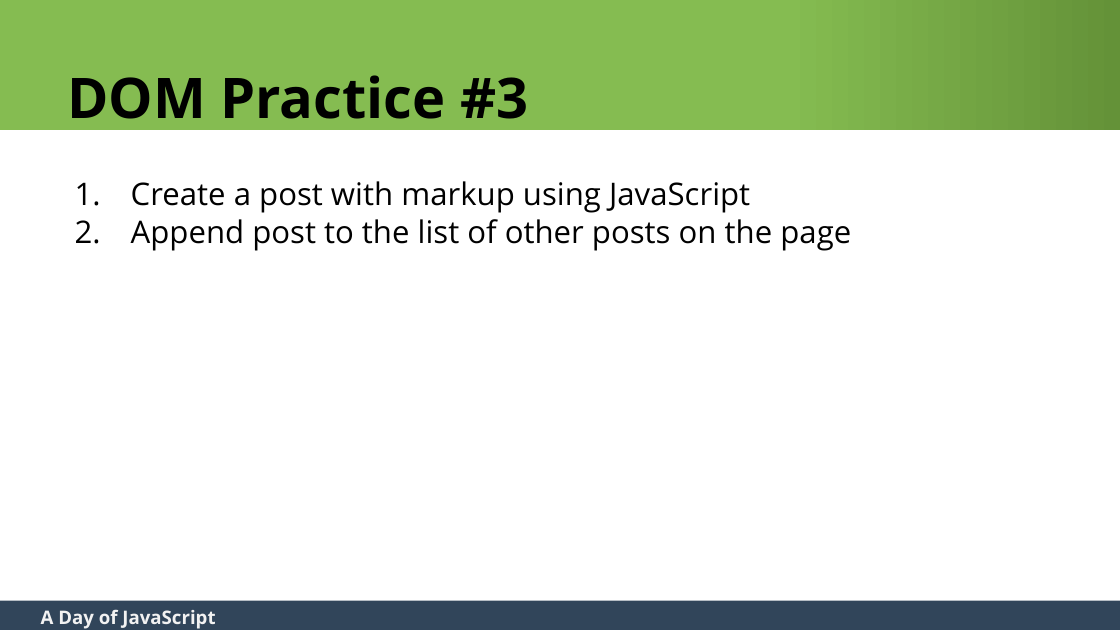
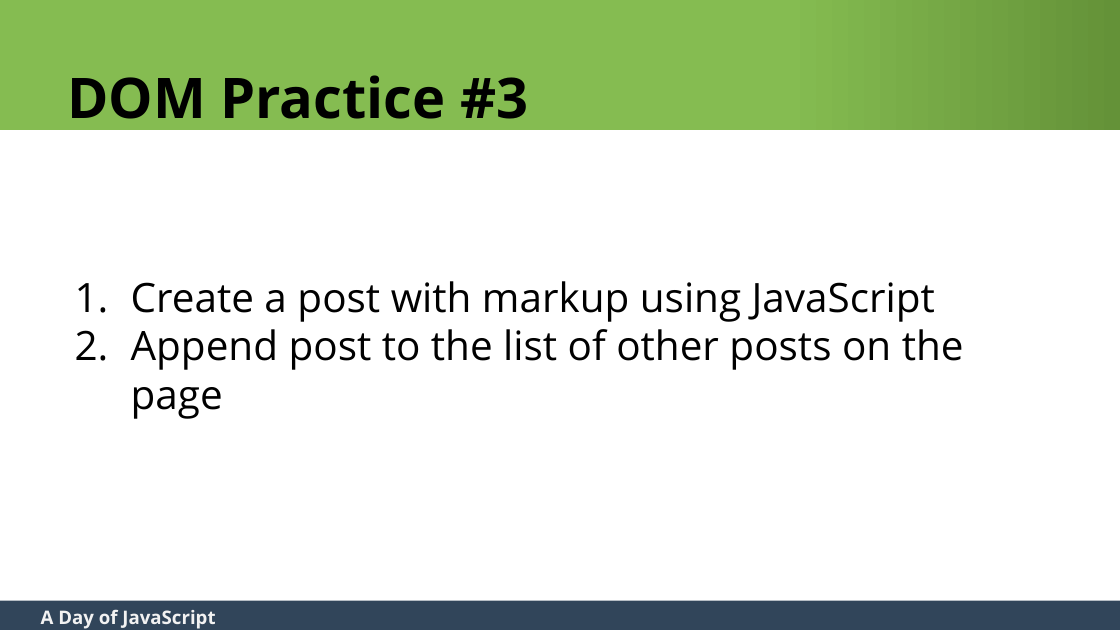
Before and after one commit to zgordon/a-day-of-javascript, a slide deck: slide 60 of A Day of JavaScript Slides.pptx. Drawn at 1120x630 pixels with LibreOffice and Linux fonts; fonts in the diff are those of the drawing. Boxes give left, top, right and bottom in pixels: in the first picture for what was removed or moved away, otherwise in the second. Text is boxed around its words. In the diff, an @@ line names an element or a change of style, - is before the commit and + after.

```diff
--- a/A Day of JavaScript Slides.pptx
+++ b/A Day of JavaScript Slides.pptx
@@ text "Create a post with markup ..." at (131, 281, 964, 419): size 20 to 26 pt @@
```
Also in this commit, not shown: 7 other slides changed, 15 other files.
